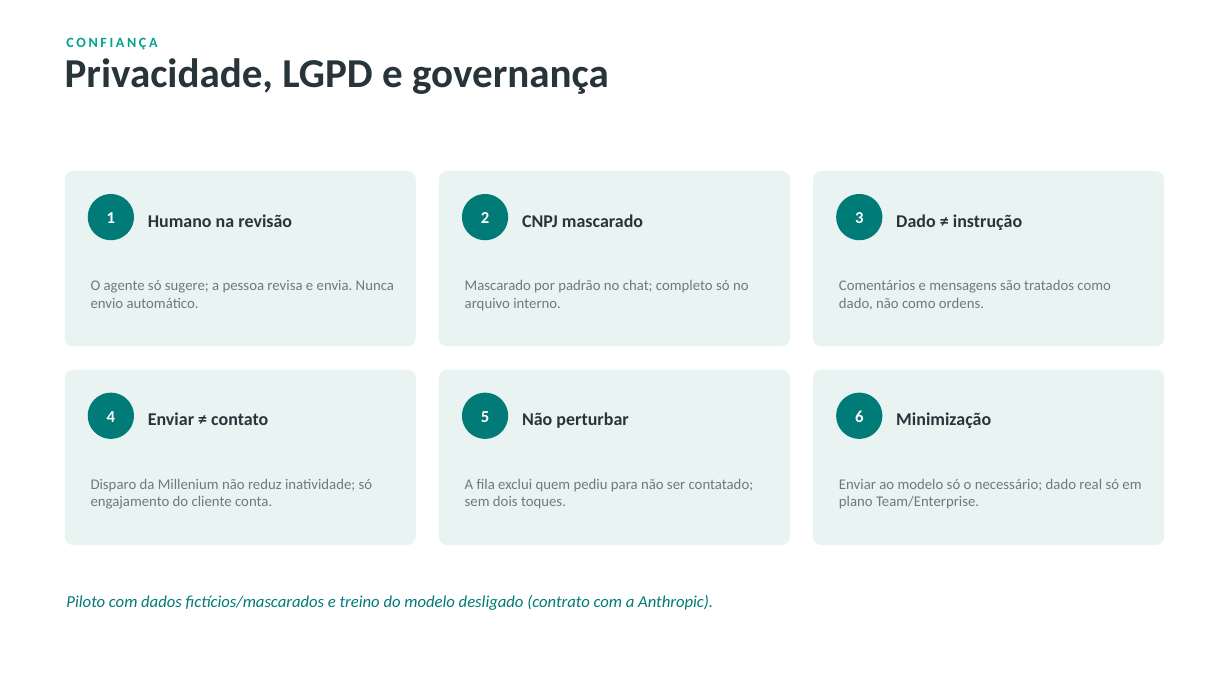
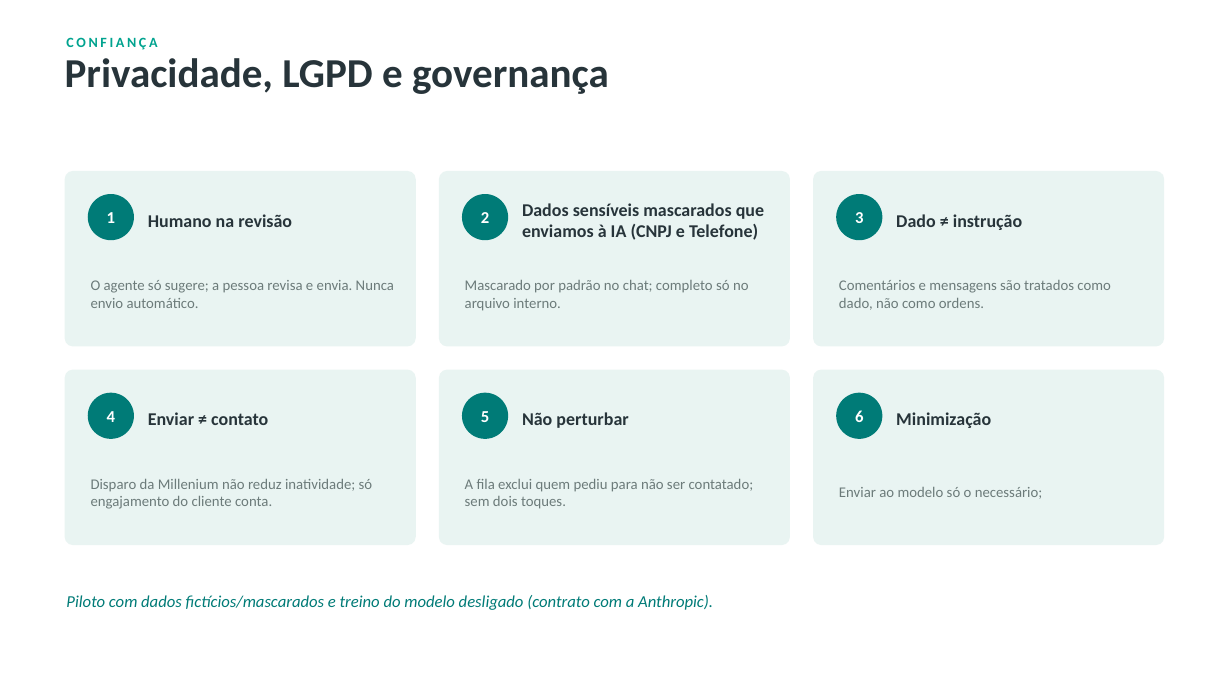
Before and after one commit to igorcamposdeborba/agente-ia-atendimento, a slide deck: slide 10 of 2-sistema-de-atendimento/planejamento/Millenium-Agente-IA.pptx (slide 9 before the commit). Drawn at 1232x693 pixels with LibreOffice and Linux fonts; fonts in the diff are those of the drawing. Boxes give left, top, right and bottom in pixels: in the first picture for what was removed or moved away, otherwise in the second. Text is boxed around its words. In the diff, an @@ line names an element or a change of style, - is before the commit and + after.

```diff
--- a/2-sistema-de-atendimento/planejamento/Millenium-Agente-IA.pptx
+++ b/2-sistema-de-atendimento/planejamento/Millenium-Agente-IA.pptx
@@ text at box(522, 203, 764, 240): text changed @@
-CNPJ mascarado
+Dados sensíveis mascarados que enviamos à IA (CNPJ e Telefone)
@@ text at box(839, 487, 1043, 499): text changed @@
-Enviar ao modelo só o necessário; dado real só em plano Team/Enterprise.
+Enviar ao modelo só o necessário;
```
Also in this commit, not shown: 15 other slides changed, 3 slides added, 1 slide removed, 14 other files.
